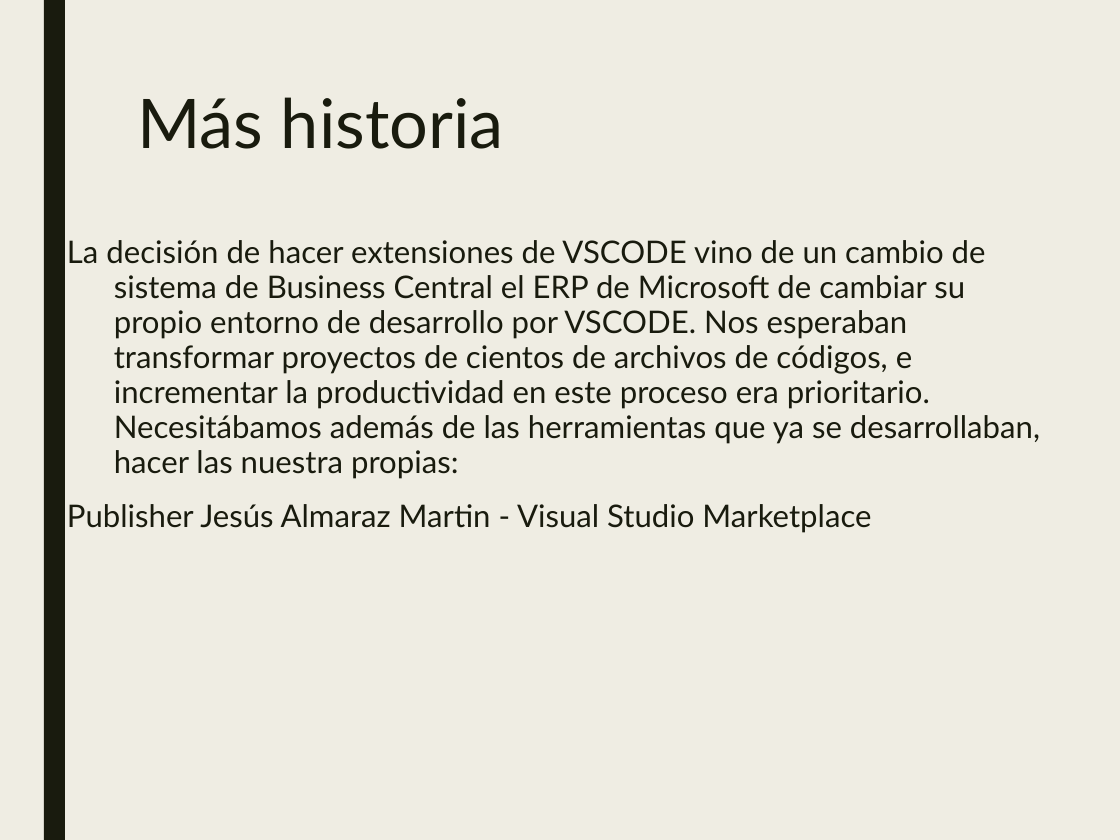
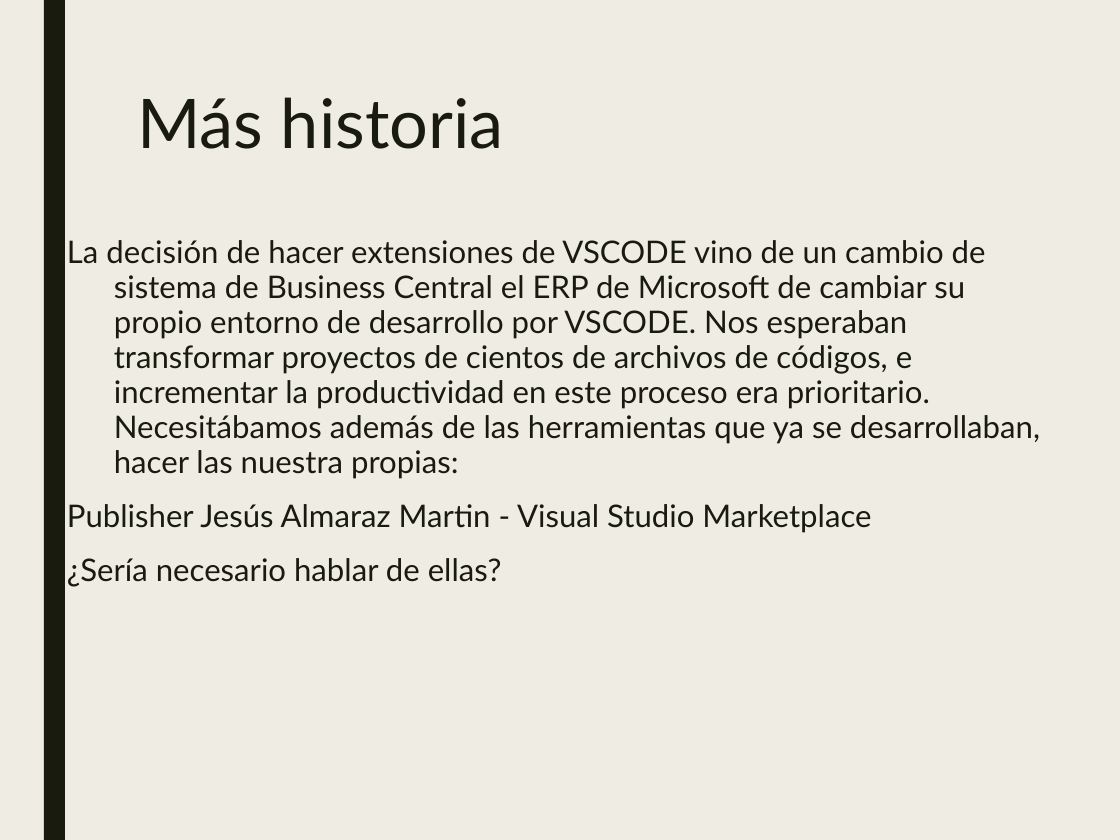
Before and after one commit to JalmarazMartn/dotnetrioja1, a slide deck: slide 4 of VSCODE Extensiones.ppt (slide 5 before the commit). Drawn at 1120x840 pixels with LibreOffice and Linux fonts; fonts in the diff are those of the drawing. Boxes give left, top, right and bottom in pixels: in the first picture for what was removed or moved away, otherwise in the second. Text is boxed around its words. In the diff, an @@ line names an element or a change of style, - is before the commit and + after.

```diff
--- a/VSCODE Extensiones.ppt
+++ b/VSCODE Extensiones.ppt
@@ text at [67,558,502,587]: paragraph added @@
+¿Sería necesario hablar de ellas?
```
Also in this commit, not shown: 4 other slides changed, 4 slides added, 1 slide removed.
